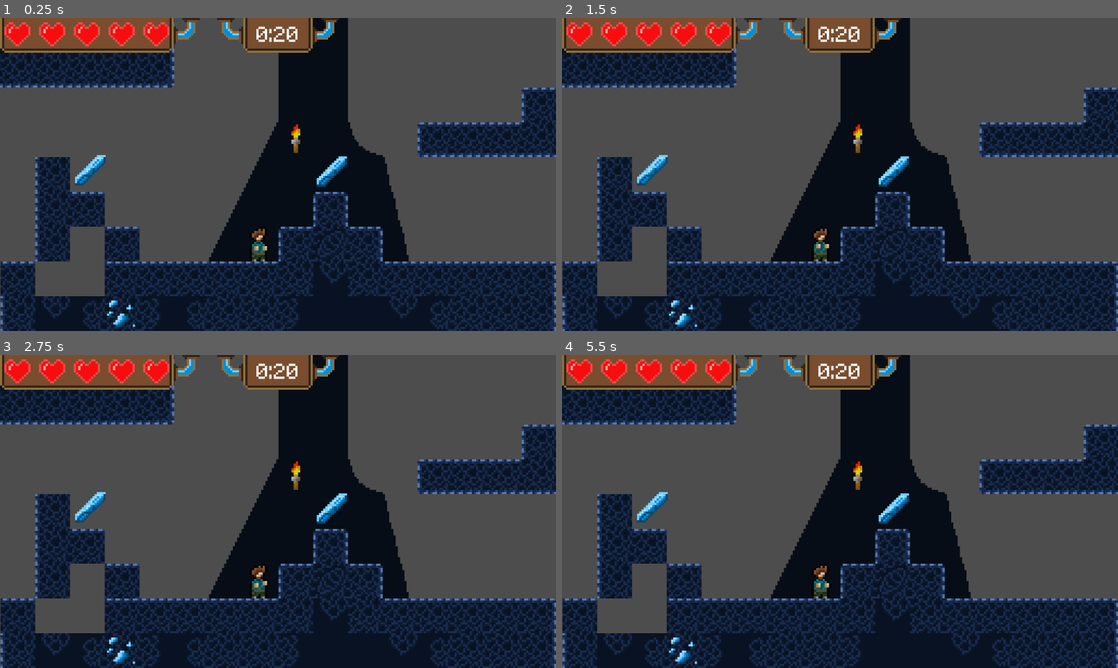
Above: before the commit, frames 1-4 (two rows, left to right).
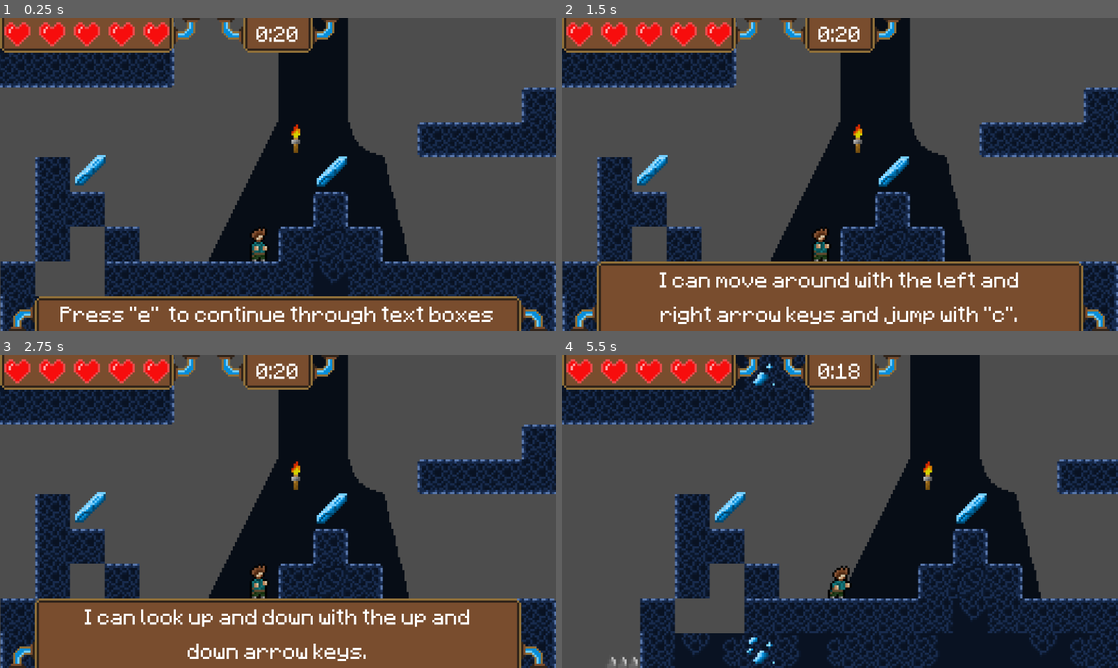
Above: after the commit, the same moments.

Repository: Soul-twan/informatica-eindproject
Game: Godot game, scene res://scene.tscn
The game is run twice, just before and just after one commit, with the same random seed, the same clock (stepped at 60 frames per second) and the same inputs.
Inputs:
- Up to frame 1 (0.25 s): no input
- Up to frame 2 (1.5 s): tap E (ui_pickup) at 0.5, 0.6, 1.35 s; hold Right (ui_right) from 0.53 s (still down); tap Up (ui_up) at 0.77 s; tap Space at 1.25 s
- Up to frame 3 (2.75 s): tap Up (ui_up) at 1.52 s; tap Enter at 2 s; release Right (ui_right) at 2.03 s; hold Left (ui_left) from 2.03 s (still down); tap E (ui_pickup) at 2.1 s
- Up to frame 4 (5.5 s): tap Space at 2.75, 4.25 s; release Left (ui_left) at 2.78 s; hold Right (ui_right) 2.78-4.28 s; tap E (ui_pickup) every 0.75 s from 2.85 to 5.1 s; tap Up (ui_up) at 3.02, 3.77, 4.52 s; tap Enter at 3.5 s; hold Left (ui_left) 4.28-5.03 s; hold Right (ui_right) from 5.03 s (still down)

The runs differ from the first frame. In frame 1, 10% of the frame differs, in the area x 1-99%, y 88-100%; in frame 2, 20%; in frame 3, 20%; in frame 4, 44%, in the area x 0-100%, y 0-100%.

Commit message:
Tutorial fully implemented

Diff:
--- a/scene.gd
+++ b/scene.gd
@@ -7,8 +7,25 @@
 var WallJump
 var DoubleJump
 
+@onready var textBg = $Camera/Textbg
+@onready var tutorialBg = $Camera/TutorialBg
+@onready var tutorialHUDBottom = $Camera/TutorialHUDBottom
+@onready var tutorialHUDTop = $Camera/TutorialHUDTop
+
 const tutorialText = [
-	"Press \"e\"  to continue text boxes",
+	"Press \"e\"  to continue through text boxes",
+	"It seems I got myself stuck in a time loop.",
+	"I'll have to find time crystals to",
+	"recharge my time watch and get back",
+	"home.",
+	"I can move around with the left and",
+	"right arrow keys and jump with \"c\".",
+	"I can look up and down with the up and",
+	"down arrow keys.",
+	"I could wall jump, double jump and",
+	"dash with \"x\" or \"v\" , but I think I need",
+	"to recharge my time watch for that too.",
+	""
 ]
 
 # Called when the node enters the scene tree for the first time.
@@ -20,11 +37,6 @@
 	healthHUD.visible = true
 	var HUDbg = get_node("Camera/HUDbg")
 	HUDbg.visible = true
-
-	var textBg = $Camera/Textbg
-	var tutorialBg = $Camera/TutorialBg
-	var tutorialHUDBottom = $Camera/TutorialHUDBottom
-	var tutorialHUDTop = $Camera/TutorialHUDTop
 
 	if Dash in player.inventory:
 		timer.wait_time = 30.0
@@ -53,7 +65,6 @@
 
 	tutorial()
 
-
 func _on_timer_timeout() -> void:
 	loopReset()
 
@@ -73,8 +84,39 @@
 		player.inventory["TutorialPart"] = 0
 
 	if Input.is_action_just_pressed("ui_pickup"):
-		player.inventory["TutorialPart"] += 1
+		if player.inventory["TutorialPart"] < 7:
+			player.inventory["TutorialPart"] += 1
 
-	match player.inventory["TutorialPart"]:
-		0:
-			pass
+	if !"TutorialCompletion" in player.inventory:
+		match player.inventory["TutorialPart"]:
+			0:
+				textBg.visible = true
+				tutorialHUDBottom.visible = true
+				tutorialHUDBottom.text = tutorialText[0]
+			1:
+				textBg.visible = false
+				tutorialBg.visible = true
+				tutorialHUDTop.visible = true
+				tutorialHUDTop.text = tutorialText[1]
+				tutorialHUDBottom.text = tutorialText[2]
+			2:
+				tutorialHUDTop.text = tutorialText[3]
+				tutorialHUDBottom.text = tutorialText[4]
+			3:
+				tutorialHUDTop.text = tutorialText[5]
+				tutorialHUDBottom.text = tutorialText[6]
+			4:
+				tutorialHUDTop.text = tutorialText[7]
+				tutorialHUDBottom.text = tutorialText[8]
+			5:
+				tutorialHUDTop.text = tutorialText[9]
+				tutorialHUDBottom.text = tutorialText[10]
+			6:
+				tutorialHUDTop.text = tutorialText[11]
+				tutorialHUDBottom.text = tutorialText[12]
+			7:
+				tutorialBg.visible = false
+				tutorialHUDTop.visible = false
+				tutorialHUDBottom.visible = false
+				player.inventory["TutorialCompletion"] = 1
+				loopReset()
